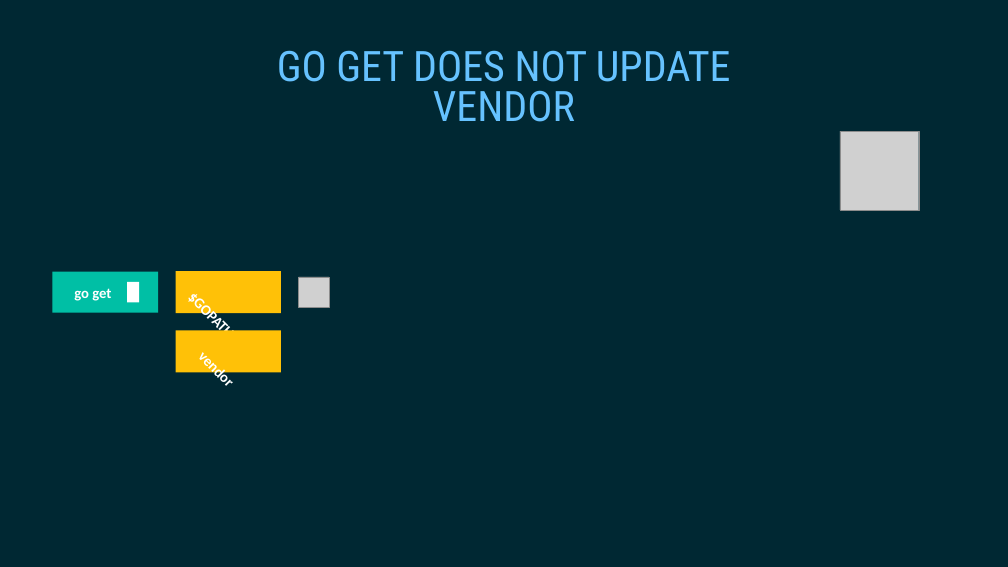
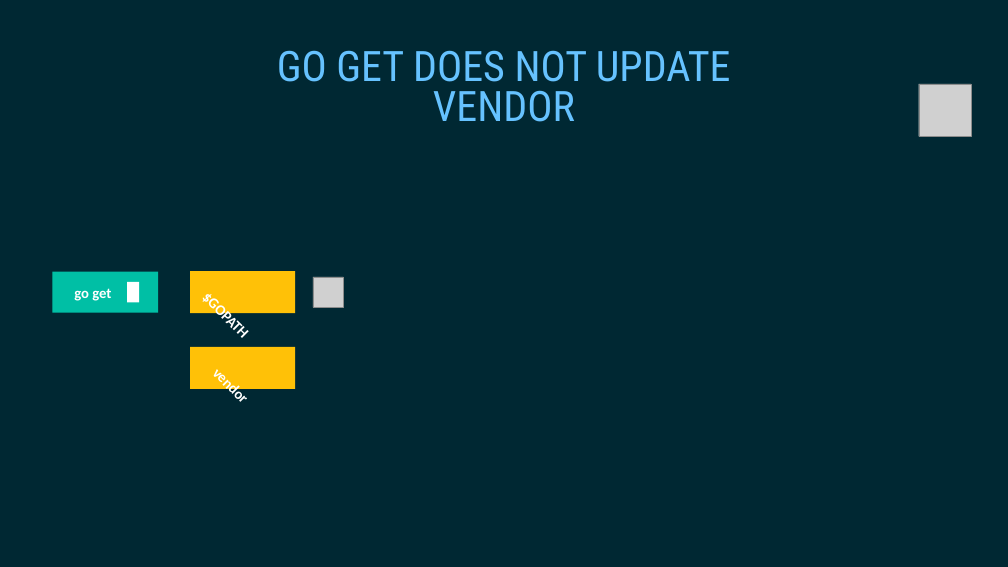
Before and after one commit to gophertuts/go-basics, a slide deck: slide 12 of vendor-directory/Vendor directory.pptx. Drawn at 1008x567 pixels with LibreOffice and Linux fonts; fonts in the diff are those of the drawing; grey boxes stand for pictures. Boxes give left, top, right and bottom in pixels: in the first picture for what was removed or moved away, otherwise in the second. Text is boxed around its words. In the diff, an @@ line names an element or a change of style, - is before the commit and + after.

Commit message:
finish with vendor directory presentation

```diff
--- a/vendor-directory/Vendor directory.pptx
+++ b/vendor-directory/Vendor directory.pptx
@@ picture resized from (x1=840, y1=131, x2=918, y2=210) to (x1=919, y1=84, x2=971, y2=136) @@
@@ 1 picture, 1 line, 1 rectangle moved together from (x1=176, y1=271, x2=329, y2=345) to (x1=190, y1=271, x2=344, y2=345) @@
@@ rectangle moved from (x1=176, y1=330, x2=281, y2=372) to (x1=190, y1=347, x2=295, y2=389) @@
@@ line "vendor" moved from (x1=200, y1=351, x2=252, y2=404) to (x1=214, y1=368, x2=266, y2=420) @@
```
Also in this commit, not shown: 10 other slides changed, 2 other files.
